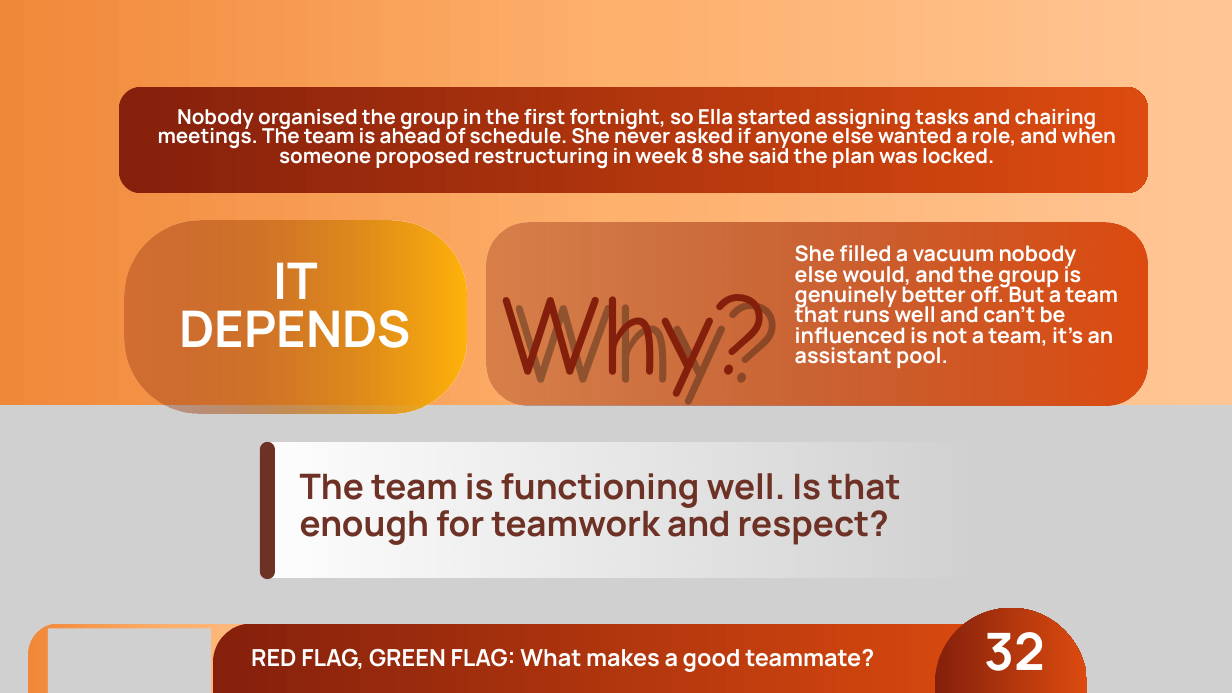
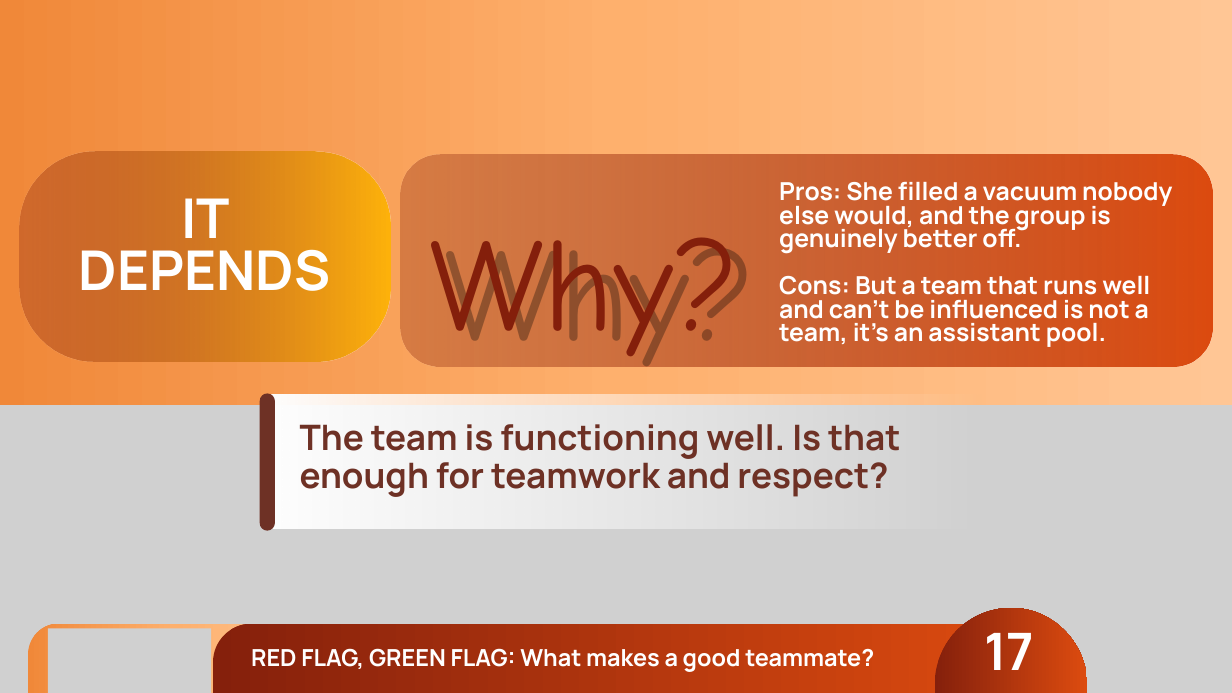
Before and after one commit to joetherockhey/Class-Allocation, a slide deck: slide 18 of assets/red-flag-green-flag.pptx (slide 33 before the commit). Drawn at 1232x693 pixels with LibreOffice and Linux fonts; fonts in the diff are those of the drawing; grey boxes stand for pictures; background and template pictures are left out. Boxes give left, top, right and bottom in pixels: in the first picture for what was removed or moved away, otherwise in the second. Text is boxed around its words. In the diff, an @@ line names an element or a change of style, - is before the commit and + after.

```diff
--- a/assets/red-flag-green-flag.pptx
+++ b/assets/red-flag-green-flag.pptx
@@ freeform shape removed at <box>119,87,1148,193</box> @@
@@ text removed at <box>158,109,1116,169</box> @@
-Nobody organised the group in the first fortnight, so Ella started assigning tasks and chairing meetings. The team is ahead of schedule. She never asked if anyone else wanted a role, and when someone proposed restructuring in week 8 she said the plan was locked.
@@ freeform shape: place and size @@
-freeform shape at <box>124,220,466,413</box>
+freeform shape at <box>19,152,391,362</box>
@@ text "Why?": place and size @@
-text "Why?" at <box>502,294,771,409</box>
+text "Why?" at <box>445,237,756,381</box>
@@ text "Why?" at <box>445,237,756,381</box>: size 133.2 to 154.2 pt, text colour #000000 at 31% opacity to gradient #841F0B to #DA4610, letter spacing 0.4 to 0.5 pt; line spacing 186.5pt to 215.8pt @@
@@ freeform shape: place and size @@
-freeform shape at <box>486,222,1148,405</box>
+freeform shape at <box>400,155,1213,367</box>
@@ text "IT DEPENDS": place and size @@
-text "IT DEPENDS" at <box>180,262,411,348</box>
+text "IT DEPENDS" at <box>79,198,330,291</box>
@@ text "IT DEPENDS" at <box>79,198,330,291</box>: size 59 to 64.1 pt; line spacing 56pt to 60.9pt @@
@@ text "Why?": place and size @@
-text "Why?" at <box>515,294,784,418</box>
+text "Why?" at <box>429,237,740,371</box>
@@ text "Why?" at <box>429,237,740,371</box>: size 133.2 to 154.2 pt, text colour gradient #841F0B to #DA4610 to #000000 at 31% opacity, letter spacing 0.4 to 0.5 pt; line spacing 186.5pt to 215.8pt @@
@@ text at <box>779,182,1172,347</box>: text changed; size 25 to 28.9 pt @@
-She filled a vacuum nobody else would, and the group is genuinely better off. But a team that runs well and can’t be influenced is not a team, it’s an assistant pool.
+Pros: She filled a vacuum nobody else would, and the group is genuinely better off.
+Cons: But a team that runs well and can’t be influenced is not a team, it’s an assistant pool.
@@ 2 freeform shapes, 1 text: place and size @@
-2 freeform shapes, 1 text at <box>260,442,985,579</box>
+2 freeform shapes, 1 text at <box>260,394,984,531</box>
@@ text at <box>984,633,1034,670</box>: text changed @@
-32
+17
```
Also in this commit, not shown: 15 other slides changed, 8 slides added, 20 slides removed, 3 other files.
